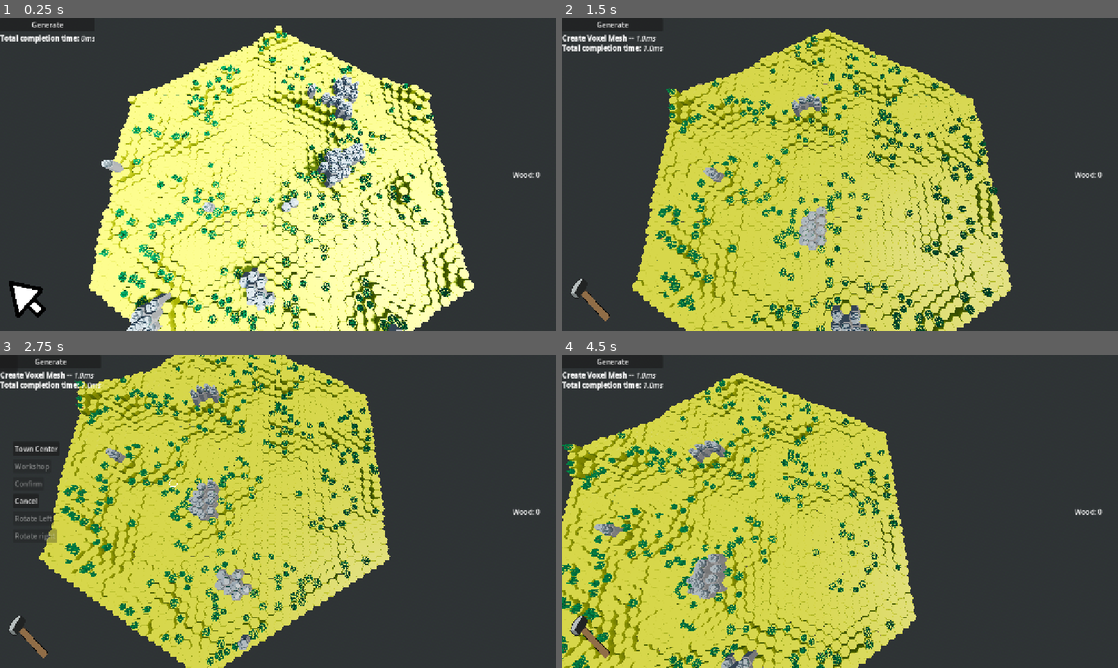
Above: before the commit, frames 1-4 (two rows, left to right).
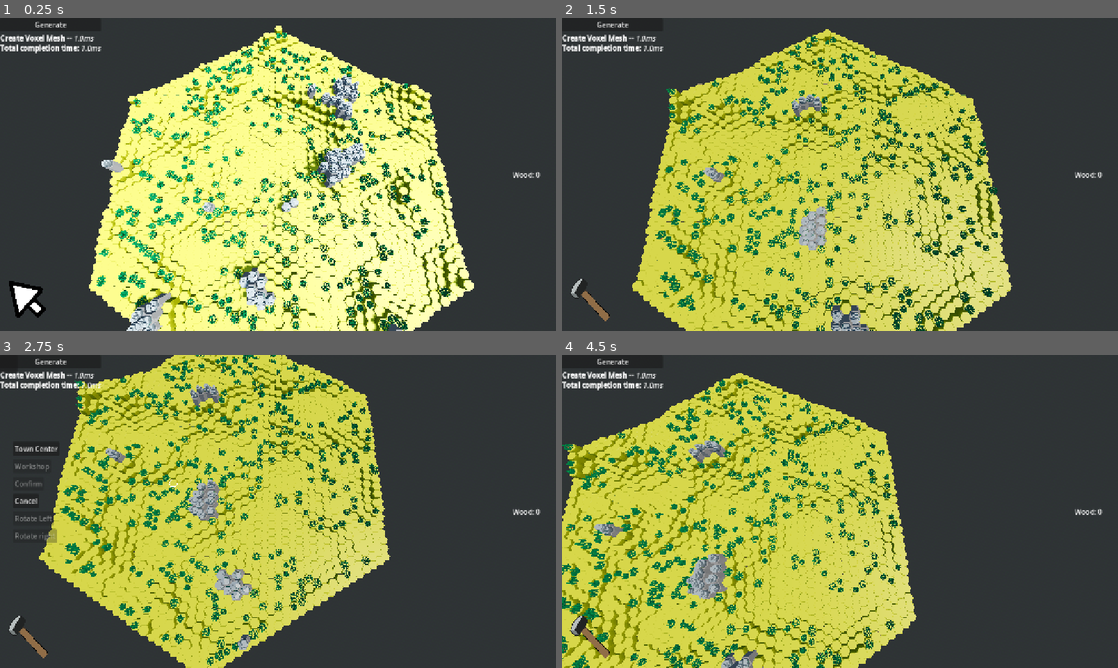
Above: after the commit, the same moments.

Repository: forzinkahd/HexaKingdomGameRepo
Game: Godot game, scene res://Scenes/GameScene.tscn
Same seed, same stepped clock (60 frames per second), same inputs: the game is played once before the commit and once after it.
Inputs (mouse positions are in pixels of both pictures, inside the frame that each line leads up to):
- Up to frame 1 (0.25 s): no input
- Up to frame 2 (1.5 s): click "Generate" at 0.5 s; tap Enter at 1.25 s; move the mouse to (962, 158) at 1.27 s; hold D (MoveRight) from 1.28 s (still down); tap 2 (Build) at 1.35 s; click (962, 158) at 1.42 s
- Up to frame 3 (2.75 s): tap 1 (Select) at 1.55, 2.1 s; move the mouse to (166, 527) at 2.02 s; release D (MoveRight) at 2.03 s; hold S (MoveBackwards) from 2.03 s (still down); click (166, 527) at 2.17 s; tap 2 (Build) at 2.3 s
- Up to frame 4 (4.5 s): move the mouse to (895, 442) at 2.77 s; release S (MoveBackwards) at 2.78 s; hold D (MoveRight) 2.78-3.53 s; tap 2 (Build) at 2.85, 3.8 s; click (895, 442) at 2.92 s; tap 1 (Select) at 3.05 s; move the mouse to (812, 574) at 3.52 s; hold W (MoveForward) 3.53-4.28 s; tap Q (RotateCameraLeft) at 3.6 s; click (812, 574) at 3.67 s; move the mouse to (1006, 558) at 4.27 s; hold A (MoveLeft) from 4.28 s (still down); hold E (RotateCameraRight) from 4.28 s (still down); click (1006, 558) at 4.42 s

The runs differ from the first frame. In frame 1, 2.6% of the frame differs, in the area x 0-80%, y 1-96%; in frame 2, 1.4%; in frame 3, 1.3%; in frame 4, 1.6%.

Commit message:
fix selection bugs of voxels and units

Diff:
--- a/Resources/world_theme.gd
+++ b/Resources/world_theme.gd
@@ -28,6 +28,6 @@
 @export_category("Forests")
 @export var tree_cluster_scenes: Array[PackedScene] = []
 @export var forest_chance: float = 0.25
-@export var forest_min_height_units: int = 2
+@export var forest_min_height_units: int = 1
 @export var forest_max_height_units: int = 20
 @export var forest_avoid_mountains: bool = true
--- a/Scenes/Kingdom/Buildings/obj_blue_workshop.tscn
+++ b/Scenes/Kingdom/Buildings/obj_blue_workshop.tscn
@@ -7,7 +7,7 @@
 
 [sub_resource type="CylinderShape3D" id="CylinderShape3D_1umkw"]
 height = 0.42321777
-radius = 0.3227539
+radius = 0.38183594
 
 [node name="obj_blue_workshop" type="Node3D" unique_id=757719170]
 script = ExtResource("1_6poup")
@@ -29,6 +29,8 @@
 transform = Transform3D(0.4999999, 0.4999999, 0.7071067, 0.4999999, 0.4999999, -0.7071067, -0.7071067, 0.7071067, 8.4321625e-09, -0.236, 0.564, -0.037)
 
 [node name="StaticBody3D" type="StaticBody3D" parent="." unique_id=1496702677]
+collision_layer = 2
+collision_mask = 2
 
 [node name="CollisionShape3D" type="CollisionShape3D" parent="StaticBody3D" unique_id=1859784998]
 transform = Transform3D(1, 0, 0, 0, 1, 0, 0, 0, 1, 0, 0.21710205, 0)
--- a/Scenes/Units/Unit.tscn
+++ b/Scenes/Units/Unit.tscn
@@ -1,15 +1,15 @@
-[gd_scene format=3 uid="uid://obg7bgin1n7a"]
+[gd_scene format=3 uid="uid://b4xwfwp01kpyt"]
 
-[ext_resource type="Script" uid="uid://j82fso57rw2q" path="res://scripts/unit.gd" id="1_su7yn"]
+[ext_resource type="Script" uid="uid://cxv5hic0ubb2o" path="res://scripts/unit.gd" id="1_su7yn"]
 
 [sub_resource type="BoxShape3D" id="BoxShape3D_bgxm2"]
 
-[node name="Unit" type="Node3D"]
+[node name="Unit" type="CharacterBody3D" unique_id=420534359]
 script = ExtResource("1_su7yn")
 
-[node name="MeshInstance3D" type="MeshInstance3D" parent="."]
+[node name="MeshInstance3D" type="MeshInstance3D" parent="." unique_id=1311962752]
 
-[node name="SelectionCollider" type="Area3D" parent="."]
+[node name="SelectionCollider" type="Area3D" parent="." unique_id=403816814]
 
-[node name="CollisionShape3D" type="CollisionShape3D" parent="SelectionCollider"]
+[node name="CollisionShape3D" type="CollisionShape3D" parent="SelectionCollider" unique_id=1760627796]
 shape = SubResource("BoxShape3D_bgxm2")
--- a/Scenes/Units/blue_builder.tscn
+++ b/Scenes/Units/blue_builder.tscn
@@ -9,7 +9,9 @@
 height = 0.29248047
 
 [node name="blue_builder" type="CharacterBody3D" unique_id=1500896791]
+collision_mask = 3
 script = ExtResource("1_0ylji")
+unit_name = "Builder"
 
 [node name="Visual" type="Node3D" parent="." unique_id=1440230390]
 
--- a/Scenes/Units/blue_villager.tscn
+++ b/Scenes/Units/blue_villager.tscn
@@ -8,7 +8,9 @@
 height = 0.29882813
 
 [node name="BlueVillager" type="CharacterBody3D" unique_id=1483137485]
+collision_mask = 3
 script = ExtResource("1_kko5t")
+unit_name = "Villager"
 
 [node name="unit_blue_accent2" parent="." unique_id=1017251160 instance=ExtResource("2_sh04b")]
 
--- a/Scenes/Units/villager.gd
+++ b/Scenes/Units/villager.gd
@@ -1,4 +1,4 @@
-extends CharacterBody3D
+extends Unit
 class_name Villager
 
 signal reached_target
@@ -8,7 +8,7 @@
 @export var pickup_time: float = 0.45
 @export var pickup_lunge_distance: float = 0.12
 @export var height_lerp_speed: float = 14.0
-@export var ground_offset: float = 0.02
+#@export var ground_offset: float = 0.02
 @export var auto_work_enabled: bool = true
 @export var auto_retry_delay: float = 0.6
 @export var auto_after_task_delay: float = 0.2
@@ -20,7 +20,7 @@
 
 var carrying_logs: int = 0
 var is_busy: bool = false
-var occupied_voxel: Voxel
+#var occupied_voxel: Voxel
 
 var _target_pos: Vector3
 var _has_target := false
@@ -247,8 +247,8 @@
 		carrying_logs = 0
 
 
-func _cap_y(v: Voxel) -> float:
-	return float(v.height_units) * (WorldMap.world_settings.voxel_height * 0.5)
+"""func _cap_y(v: Voxel) -> float:
+	return float(v.height_units) * (WorldMap.world_settings.voxel_height * 0.5)"""
 
 
 func _terrain_cap_y_at(world_pos: Vector3) -> float:
--- a/scripts/WorldGen/Voxel/chunk.gd
+++ b/scripts/WorldGen/Voxel/chunk.gd
@@ -34,7 +34,8 @@
 
 
 func voxel_at_point(hd: HitData) -> Voxel:
-	var p: Vector3 = _ray_hit_plane_at_hit_y(hd)
+	#var p: Vector3 = _ray_hit_plane_at_hit_y(hd)
+	var p: Vector3 = hd.point
 	p.x += 0.0001
 	p.z += 0.0001
 
--- a/scripts/interaction.gd
+++ b/scripts/interaction.gd
@@ -43,6 +43,9 @@
 enum build_tool { NONE, TOWN_CENTER }
 var active_tool: build_tool = build_tool.NONE
 
+var _cursor_tweens: Dictionary = {}
+var _cursor_base_scale: Dictionary = {}
+
 var ghost: Node3D = null
 var ghost_voxel: Voxel = null
 var ghost_yaw: float = 0.0
@@ -72,6 +75,11 @@
 	voxel_cursor.scale_object_local(Vector3(scalar, 1.0, scalar))
 	deselect()
 	selection_indicator.texture = SELECTSPRITE
+	voxel_cursor.scale_object_local(Vector3(scalar, 1.0, scalar))
+
+	_cursor_base_scale[voxel_cursor] = voxel_cursor.scale
+	_cursor_base_scale[unit_cursor] = unit_cursor.scale
+
 
 	town_center_button.pressed.connect(_on_tc_pressed)
 	workshop_button.pressed.connect(_on_workshop_pressed)
@@ -127,7 +135,7 @@
 		return
 
 	if is_right_click:
-		print("RightClick currently does nothing, check interaction.gd")
+		_handle_right_click(hit_data)
 		return
 
 	if interact_mode == mode.SELECT:
@@ -136,7 +144,7 @@
 		attempt_build(hit_data.object)
 
 
-func raycast_at_mouse(origin, end) -> HitData:
+"""func raycast_at_mouse(origin, end) -> HitData:
 		var query := PhysicsRayQueryParameters3D.create(origin, end)
 		var collision := get_world_3d().direct_space_state.intersect_ray(query)
 		if collision and collision.has("collider"):
@@ -150,7 +158,30 @@
 			return data
 		else:
 			deselect()
-			return null
+			return null"""
+
+
+func raycast_at_mouse(origin, end) -> HitData:
+	var query := PhysicsRayQueryParameters3D.create(origin, end)
+	query.collide_with_bodies = true
+	query.collide_with_areas = false
+
+	# ONLY voxel layer (Layer 1)
+	query.collision_mask = 1 << 0  # layer 1
+
+	var hit := get_world_3d().direct_space_state.intersect_ray(query)
+	if hit and hit.has("collider"):
+		var data := HitData.new()
+		data.object = hit["collider"]
+		data.point = hit["position"]
+		data.normal = hit["normal"]
+		data.ray_origin = origin
+		data.ray_dir = (end - origin).normalized()
+		return data
+
+	deselect()
+	return null
+
 
 
 func attempt_build(hit_object):
@@ -173,23 +204,26 @@
 
 
 func attempt_select(hit: HitData):
-	var ws := _workshop_from_hit(hit.object)
-	if ws != null:
-		_open_workshop = ws
-		workshop_panel.visible = true
-		train_builder_button.disabled = not ws.can_train_builder()
-		return
-
-	# handle tree clusters
+	# 1) resolve voxel FIRST
+	var v: Voxel = _voxel_from_hit(hit)
+	if v != null and v.building_node != null and is_instance_valid(v.building_node):
+		# if the voxel has a workshop, open it
+		if v.building_node is BuilderWorkshop:
+			_open_workshop = v.building_node as BuilderWorkshop
+			workshop_panel.visible = true
+			train_builder_button.disabled = not _open_workshop.can_train_builder()
+			return
+
+	# 2) if not a building interaction, handle tree click
 	var tree := _tree_from_hit(hit.object)
 	if tree != null:
 		_command_chop_tree(tree, hit)
 		return
 
+	# 3) otherwise normal voxel highlight
 	deselect()
 	if hit.object.is_in_group("voxels") or hit.object.get_parent().is_in_group("voxels"):
 		highlight_voxel(hit)
-		return
 
 
 # We have clicked somewhere on a chunk of voxels
@@ -234,20 +268,100 @@
 	cursor.position = pos
 
 
-func animate_cursor(cursor : Node3D):
-	var tween = get_tree().create_tween()
-	var initial_scale = cursor.scale
-	var target_scale = initial_scale * 1.15
-	tween.set_trans(Tween.TRANS_SPRING)
-	tween.set_ease(Tween.EASE_IN_OUT)
-	tween.tween_property(cursor, "scale", target_scale, 0.175)
-	tween.tween_property(cursor, "scale", initial_scale, 0.2)
+func animate_cursor(cursor: Node3D) -> void:
+	if cursor == null:
+		return
+
+	# cache base scale if missing (safety)
+	if not _cursor_base_scale.has(cursor):
+		_cursor_base_scale[cursor] = cursor.scale
+
+	# kill existing tween for this cursor
+	if _cursor_tweens.has(cursor):
+		var old := _cursor_tweens[cursor] as Tween
+		if old != null and is_instance_valid(old):
+			old.kill()
+		_cursor_tweens.erase(cursor)
+
+	# hard reset to base so spam-click can’t accumulate scale
+	var base: Vector3 = _cursor_base_scale[cursor]
+	cursor.scale = base
+
+	var t := get_tree().create_tween()
+	_cursor_tweens[cursor] = t
+
+	t.set_trans(Tween.TRANS_SPRING)
+	t.set_ease(Tween.EASE_IN_OUT)
+
+	t.tween_property(cursor, "scale", base * 1.15, 0.175)
+	t.tween_property(cursor, "scale", base, 0.2)
+
+	# cleanup when finished
+	t.finished.connect(func():
+		if _cursor_tweens.get(cursor) == t:
+			_cursor_tweens.erase(cursor)
+	)
 
 
 func hide_cursor(cursor : Node3D):
 	if cursor:
 		move_cursor(cursor, Vector3.ZERO)
 		cursor.visible = false
+		if _cursor_base_scale.has(cursor):
+			cursor.scale = _cursor_base_scale[cursor]
+
+
+"""func _handle_right_click(hit: HitData) -> void:
+	# BUILD mode: cancel placement quickly
+	if interact_mode == mode.BUILD:
+		_on_cancel_pressed()
+		interact_mode = mode.SELECT
+		selection_indicator.texture = SELECTSPRITE
+		return
+
+	# SELECT mode: context command
+	var v := _voxel_from_hit(hit)
+
+	# If you later implement selecting units, this becomes your “command unit” path.
+	if selected_unit != null and selected_unit is Villager:
+		var villager := selected_unit as Villager
+
+		# Right click tree = chop
+		var tree := _tree_from_hit(hit.object)
+		if tree != null:
+			_command_chop_tree(tree, hit)
+			return
+
+		# Right click ground = move
+		if v != null:
+			var cap_y := _voxel_cap_y(v)
+			villager.move_to_world(Vector3(v.world_position.x, cap_y, v.world_position.z))
+			return
+
+	# no unit selected: treat as “cancel UI / deselect”
+	deselect()
+	workshop_panel.visible = false
+	_open_workshop = null"""
+
+
+func _handle_right_click(hit: HitData) -> void:
+	# 1) cancel building placement if ghost exists
+	if ghost != null:
+		_on_cancel_pressed()
+		return
+
+	# 2) move selected unit (if it supports moving)
+	if selected_unit != null and is_instance_valid(selected_unit):
+		var v := _voxel_from_hit(hit)
+		if v != null:
+			# assuming Unit has move_to_world OR you route via Pathfinder
+			selected_unit.move_to_world(Vector3(v.world_position.x, selected_unit.global_position.y, v.world_position.z))
+		return
+
+	# 3) otherwise just deselect / close panels
+	deselect()
+	workshop_panel.visible = false
+	_open_workshop = null
 
 
 func _voxel_cap_y(v: Voxel) -> float:
@@ -497,6 +611,8 @@
 	while current != null:
 		if current is BuilderWorkshop:
 			return current as BuilderWorkshop
+		if current.has_method("can_train_builder") and current.has_method("train_builder"):
+			return current
 		current = current.get_parent()
 	return null
 
@@ -574,6 +690,15 @@
 	task_manager.clear_task()
 
 
+func _voxel_from_hit(hit: HitData) -> Voxel:
+	if hit == null:
+		return null
+	var hit_chunk := _chunk_from_hit(hit.object)
+	if hit_chunk == null:
+		return null
+	return hit_chunk.voxel_at_point(hit)
+
+
 func _terrain_cap_y_at(world_xz: Vector3) -> float:
 	var from := world_xz + Vector3(0, 50.0, 0)
 	var to := world_xz + Vector3(0, -50.0, 0)
--- a/scripts/unit.gd
+++ b/scripts/unit.gd
@@ -1,38 +1,28 @@
-extends Node3D
+extends CharacterBody3D
 class_name Unit
 
 @export_category("Data")
-@export var unit_name : String = "Unit"
+@export var unit_name: String = "Unit"
 @export var max_health: int = 10
+@export var ground_offset: float = 0.02
+
 var current_health: int = 10
-@export var ground_offset : float
-
-@export_category("Movement")
-@export var movement_range: int = 3
-@export var max_height_movement = 1
-@export var model: PackedScene
-
-var occupied_voxel : Voxel
-var team # which "team/faction" does this unit belong to
-
+var occupied_voxel: Voxel = null
 
 func _ready() -> void:
 	current_health = max_health
 
+func place_on_voxel(v: Voxel) -> void:
+	leave_tile()
+	occupied_voxel = v
+	if v != null:
+		v.occupier = self
+		global_position = Vector3(v.world_position.x, _cap_y(v) + ground_offset, v.world_position.z)
 
-## Put this unit on a tile at position
-func place_unit(voxel: Voxel):
-	position = voxel.world_position
-	position.y += WorldMap.world_settings.voxel_height
-	leave_tile()
-	occupy_tile(voxel)
+func leave_tile() -> void:
+	if occupied_voxel != null:
+		occupied_voxel.occupier = null
+	occupied_voxel = null
 
-
-func occupy_tile(tile : Voxel):
-	occupied_voxel = tile
-	tile.occupier = self
-
-
-func leave_tile():
-	if occupied_voxel:
-		occupied_voxel.occupier = null
+func _cap_y(v: Voxel) -> float:
+	return float(v.height_units) * (WorldMap.world_settings.voxel_height * 0.5)
